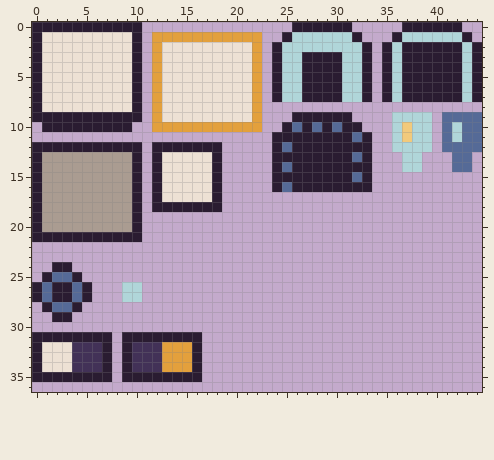
Pixel-art sprite -- assets/graphics/ui/ui_theme.png. The picture above was drawn from the file before the commit.
The file is 45x64 pixels. Shown: x 0..44, y 0..36.
Now the later version:
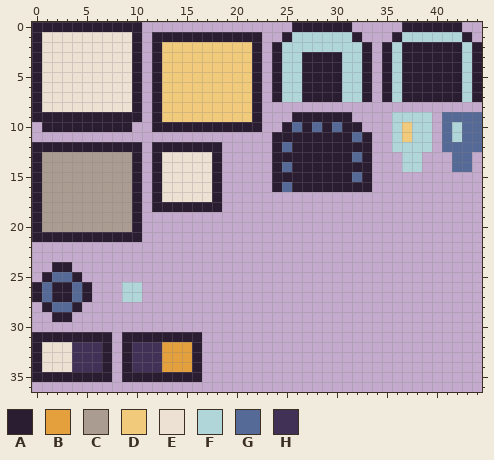
Palette (. is transparent): A #2a1c31  B #e3a03c  C #aa9c91  D #f2ca7b  E #ede1d4  F #b0d6d9  G #556a97  H #423157
Difference:
@@ x 10..24 @@
  0 A..............
- 1 A.BBBBBBBBBBB..
- 2 A.BEEEEEEEEEB.A
- 3 A.BEEEEEEEEEB.A
- 4 A.BEEEEEEEEEB.A
- 5 A.BEEEEEEEEEB.A
- 6 A.BEEEEEEEEEB.A
- 7 A.BEEEEEEEEEB.A
- 8 A.BEEEEEEEEEB..
- 9 A.BEEEEEEEEEB..
-10 ..BBBBBBBBBBB..
+ 1 A.AAAAAAAAAAA..
+ 2 A.ADDDDDDDDDA.A
+ 3 A.ADDDDDDDDDA.A
+ 4 A.ADDDDDDDDDA.A
+ 5 A.ADDDDDDDDDA.A
+ 6 A.ADDDDDDDDDA.A
+ 7 A.ADDDDDDDDDA.A
+ 8 A.ADDDDDDDDDA..
+ 9 A.ADDDDDDDDDA..
+10 ..AAAAAAAAAAA..
 11 ..............A
Pixel boxes of the changes (left, top, right, bottom) in both pictures:
changed: (152, 32, 262, 132)
